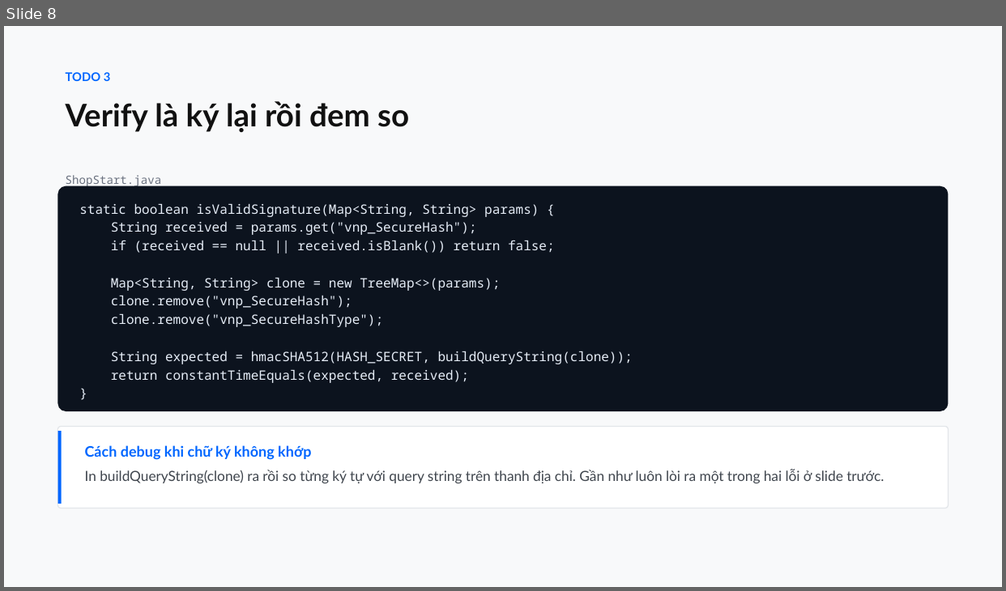
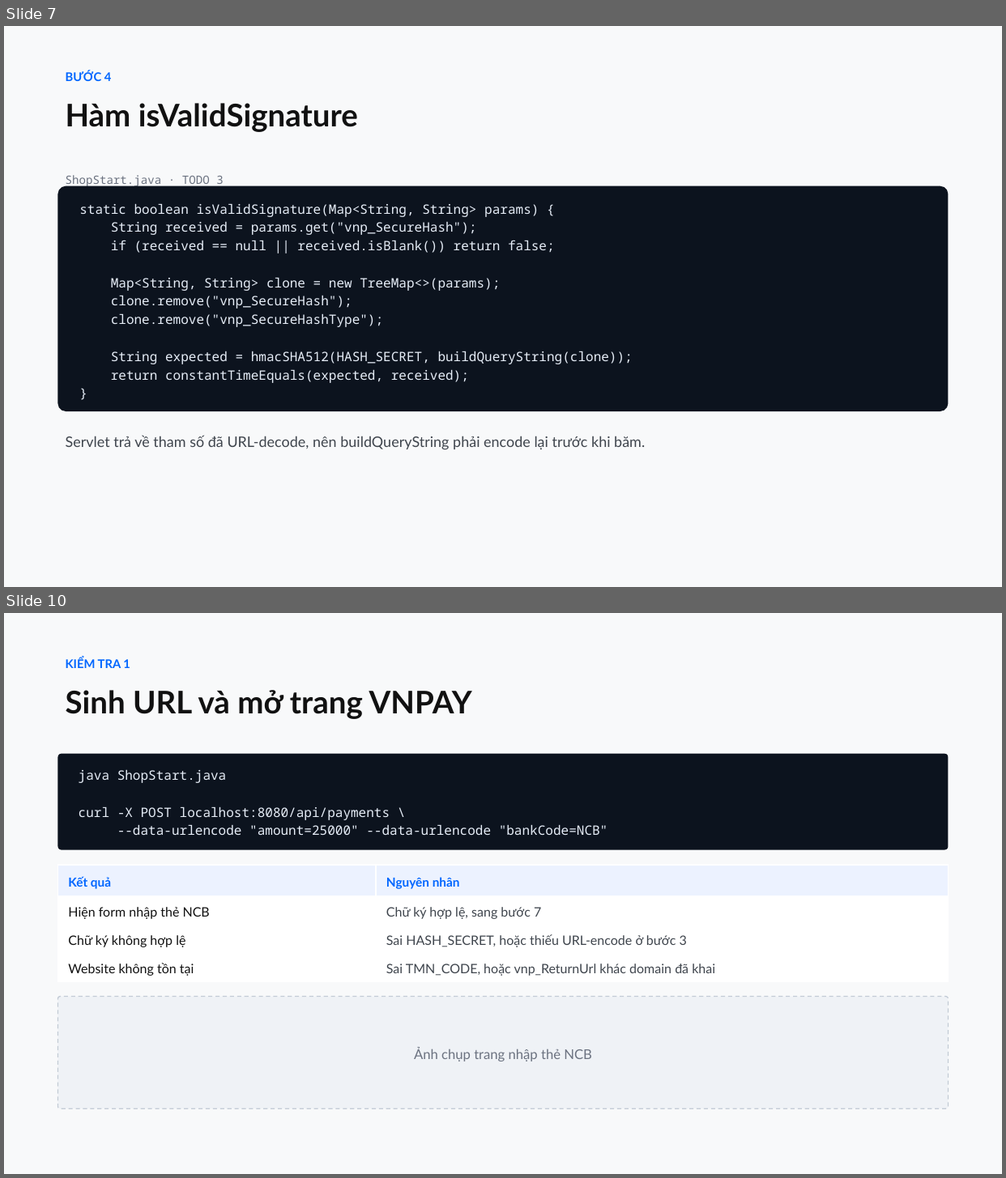
Before and after one commit to conchocon154/vnpay-seminar, a slide deck: VNPAY-seminar.pptx. Shown one above the other, each under a label of ours: slide 8 before the commit, slides 7 and 10 after it; the slides between them are not shown. The pictures are 1006x591 and 1006x1178 pixels, drawn with LibreOffice and Linux fonts; fonts in the diff are those of the drawing. Boxes give left, top, right and bottom in pixels: in the first picture for what was removed or moved away, otherwise in the second. Text is boxed around its words. In the diff, an @@ line names an element or a change of style, - is before the commit and + after.

```diff
--- a/VNPAY-seminar.pptx
+++ b/VNPAY-seminar.pptx
@@ slide 10 added at (x1=4, y1=613, x2=1002, y2=1174), background #F8F9FA @@
@@ text added at (x1=66, y1=658, x2=472, y2=719), 30 pt, text #111111, bold @@
+KIỂM TRA 1
+Sinh URL và mở trang VNPAY
@@ rounded rectangle added at (x1=58, y1=754, x2=948, y2=850), fill #0C131E, 12.5 pt, text #E6EDF7 @@
+java ShopStart.java
+curl -X POST localhost:8080/api/payments \
+--data-urlencode "amount=25000" --data-urlencode "bankCode=NCB"
@@ table added at (x1=58, y1=865, x2=948, y2=982), 4 rows, 2 columns @@
+Kết quả | Nguyên nhân
+Hiện form nhập thẻ NCB | Chữ ký hợp lệ, sang bước 7
+Chữ ký không hợp lệ | Sai HASH_SECRET, hoặc thiếu URL-encode ở bước 3
+Website không tồn tại | Sai TMN_CODE, hoặc vnp_ReturnUrl khác domain đã khai
@@ rounded rectangle added at (x1=58, y1=997, x2=948, y2=1110), fill #EFF2F6, outline #C3CBD6 1 pt dashed, 13 pt, text #6B7280 @@
+Ảnh chụp trang nhập thẻ NCB
@@ what was slide 8 is now slide 7 @@
@@ slide 7 changed as well @@
@@ text at (x1=66, y1=71, x2=358, y2=132): text changed @@
-TODO 3
-Verify là ký lại rồi đem so
+BƯỚC 4
+Hàm isValidSignature
@@ text at (x1=66, y1=175, x2=223, y2=187): text changed @@
-ShopStart.java
+ShopStart.java · TODO 3
@@ rounded rectangle removed at (x1=58, y1=426, x2=948, y2=508) @@
@@ rectangle removed at (x1=58, y1=431, x2=61, y2=504) @@
@@ text added at (x1=66, y1=435, x2=645, y2=450), 14 pt, text #3F454D @@
+Servlet trả về tham số đã URL-decode, nên buildQueryString phải encode lại trước khi băm.
@@ text removed at (x1=85, y1=446, x2=884, y2=484) @@
-Cách debug khi chữ ký không khớp
-In buildQueryString(clone) ra rồi so từng ký tự với query string trên thanh địa chỉ. Gần như luôn lòi ra một trong hai lỗi ở slide trước.
```
Also in this commit, not shown: 3 other slides changed, 9 other slides added, 15 slides removed, 1 other file.
